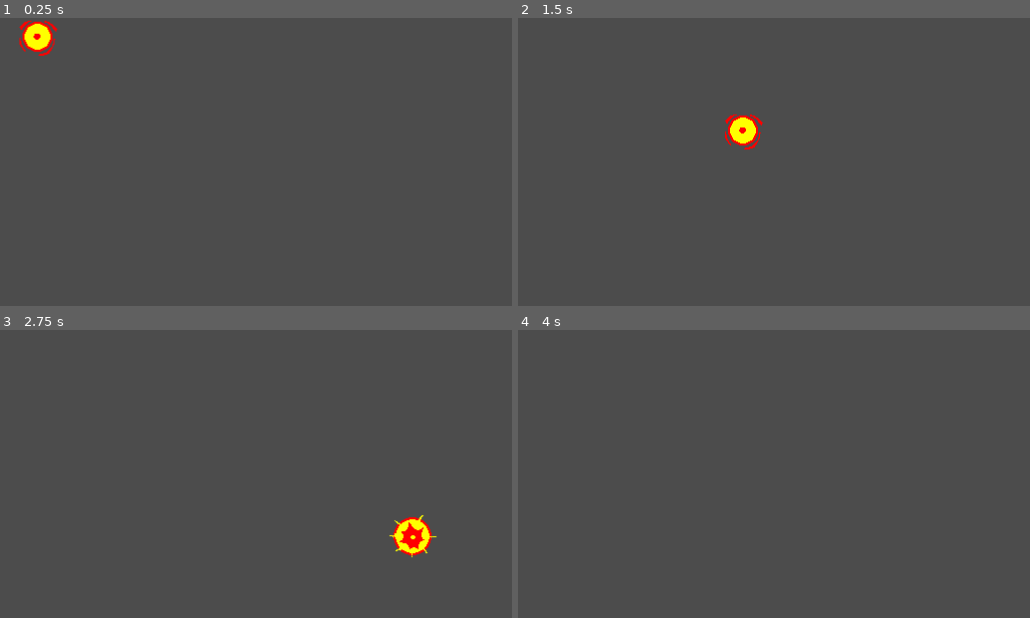
Above: before the commit, frames 1-4 (two rows, left to right).
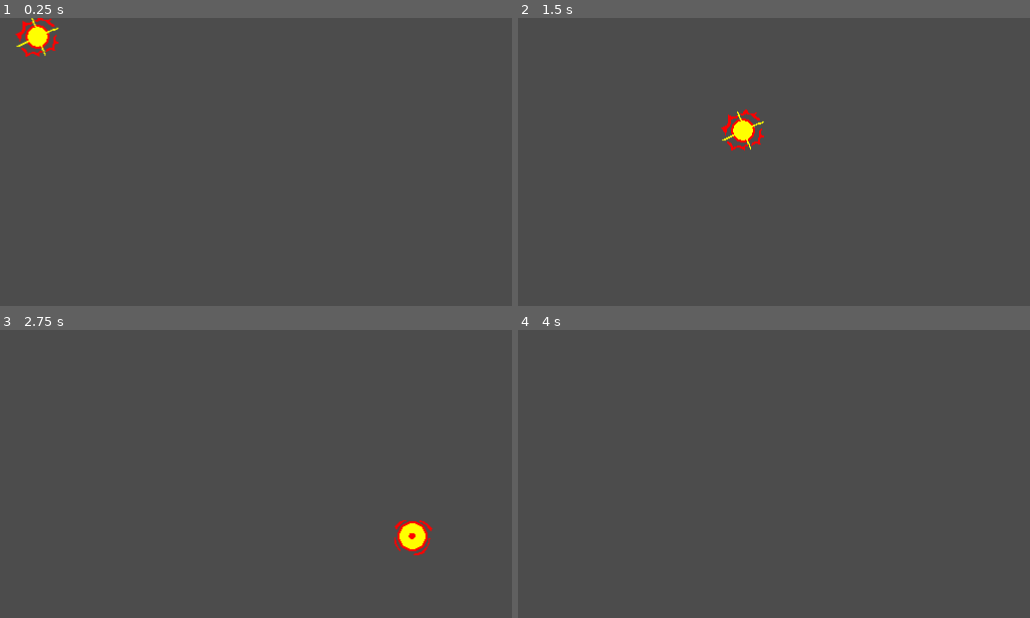
Above: after the commit, the same moments.

Repository: weltonbeck/Ggjam-2022
Game: Godot game, scene res://scennes/effects/enemy_fireball.tscn
Same seed, same stepped clock (60 frames per second), same inputs: the game is played once before the commit and once after it. This scene is started directly instead of the project's main scene. Sound files missing from this copy of the repository are replaced by a short silence.
Inputs:
- Up to frame 1 (0.25 s): no input
- Up to frame 2 (1.5 s): hold Right (ui_right) from 0.53 s (still down)
- Up to frame 3 (2.75 s): release Right (ui_right) at 2.03 s; hold Left (ui_left) from 2.03 s (still down)
- Up to frame 4 (4 s): release Left (ui_left) at 2.78 s; hold Right (ui_right) from 2.78 s (still down)

The runs differ from the first frame. In frame 1, 0.6% of the frame differs, in the area x 2-12%, y 0-14%; in frame 2, 0.6%; in frame 3, 0.8%, in the area x 75-86%, y 64-79%; in frame 4, nothing differs.

Commit message:
Ajustando inimigos

Diff:
--- a/scennes/effects/enemy_fireball.tscn
+++ b/scennes/effects/enemy_fireball.tscn
@@ -58,7 +58,10 @@
 } ]
 
 [sub_resource type="CircleShape2D" id=10]
-radius = 20.0998
+radius = 7.0
+
+[sub_resource type="CircleShape2D" id=11]
+radius = 18.1108
 
 [node name="EnemyFireBall" type="Area2D"]
 collision_layer = 4
@@ -67,7 +70,7 @@
 
 [node name="AnimatedSprite" type="AnimatedSprite" parent="."]
 frames = SubResource( 9 )
-frame = 2
+frame = 1
 playing = true
 
 [node name="CollisionShape2D" type="CollisionShape2D" parent="."]
@@ -77,8 +80,8 @@
 collision_layer = 4
 collision_mask = 10
 
-[node name="CollisionShape2D2" type="CollisionShape2D" parent="KinematicBody2D"]
-shape = SubResource( 10 )
+[node name="CollisionAttack" type="CollisionShape2D" parent="KinematicBody2D"]
+shape = SubResource( 11 )
 
 [node name="VisibilityNotifier2D" type="VisibilityNotifier2D" parent="."]
 
--- a/scennes/enemies/bat.tscn
+++ b/scennes/enemies/bat.tscn
@@ -74,7 +74,6 @@
 [node name="AnimatedSprite" type="AnimatedSprite" parent="."]
 frames = SubResource( 10 )
 animation = "Fly"
-frame = 2
 playing = true
 
 [node name="CollisionShape2D" type="CollisionShape2D" parent="."]
--- a/scennes/enemies/big_bat.tscn
+++ b/scennes/enemies/big_bat.tscn
@@ -1,7 +1,8 @@
-[gd_scene load_steps=10 format=2]
+[gd_scene load_steps=11 format=2]
 
 [ext_resource path="res://scripts/bigbat.gd" type="Script" id=1]
 [ext_resource path="res://sprites/enemies/foes-bigbat.png" type="Texture" id=2]
+[ext_resource path="res://samples/death.wav" type="AudioStream" id=3]
 
 [sub_resource type="AtlasTexture" id=1]
 flags = 4
@@ -47,7 +48,7 @@
 [node name="AnimatedSprite" type="AnimatedSprite" parent="."]
 frames = SubResource( 6 )
 animation = "Fly"
-frame = 4
+frame = 1
 playing = true
 
 [node name="Collision" type="CollisionShape2D" parent="."]
@@ -66,4 +67,7 @@
 [node name="VisibilityEnabler2D" type="VisibilityEnabler2D" parent="."]
 physics_process_parent = true
 
+[node name="AudioDeath" type="AudioStreamPlayer2D" parent="."]
+stream = ExtResource( 3 )
+
 [connection signal="timeout" from="AttackTimer" to="." method="_on_AttackTimer_timeout"]
--- a/scennes/levels/florest/level_1.tscn
+++ b/scennes/levels/florest/level_1.tscn
@@ -10,6 +10,8 @@
 [ext_resource path="res://scennes/others/fruit.tscn" type="PackedScene" id=8]
 [ext_resource path="res://scennes/others/level_end.tscn" type="PackedScene" id=9]
 [ext_resource path="res://scennes/others/path_diamont.tscn" type="PackedScene" id=10]
+[ext_resource path="res://scennes/enemies/big_bat.tscn" type="PackedScene" id=11]
+[ext_resource path="res://scennes/enemies/bat.tscn" type="PackedScene" id=12]
 
 [sub_resource type="Curve2D" id=1]
 _data = {
@@ -54,6 +56,18 @@
 [node name="EnemyRat" parent="Enemies" instance=ExtResource( 7 )]
 position = Vector2( 936, 359 )
 
+[node name="Bat" parent="Enemies" instance=ExtResource( 12 )]
+position = Vector2( 142, 192 )
+fly_range = 250
+
+[node name="Bat2" parent="Enemies" instance=ExtResource( 12 )]
+position = Vector2( 907, 190 )
+fly_range = 80
+fly_mode = 0
+
+[node name="BigBat" parent="Enemies" instance=ExtResource( 11 )]
+position = Vector2( 813, 152 )
+
 [node name="Barriers" type="Node2D" parent="."]
 
 [node name="Barrier" parent="Barriers" instance=ExtResource( 5 )]
@@ -79,11 +93,11 @@
 position = Vector2( 1058, 345.741 )
 scale = Vector2( 1, 0.925926 )
 
-[connection signal="body_entered" from="Collectables/PathDiamont/Diamont" to="Collectables/PathDiamont/Diamont" method="_on_diamont_body_entered"]
-[connection signal="body_entered" from="Collectables/PathDiamont/Diamont2" to="Collectables/PathDiamont/Diamont2" method="_on_diamont_body_entered"]
-[connection signal="body_entered" from="Collectables/PathDiamont/Diamont5" to="Collectables/PathDiamont/Diamont5" method="_on_diamont_body_entered"]
-[connection signal="body_entered" from="Collectables/PathDiamont/Diamont7" to="Collectables/PathDiamont/Diamont7" method="_on_diamont_body_entered"]
-[connection signal="body_entered" from="Collectables/PathDiamont/Diamont8" to="Collectables/PathDiamont/Diamont8" method="_on_diamont_body_entered"]
+[connection signal="body_entered" from="Collectables/PathDiamont/Diamont9" to="Collectables/PathDiamont/Diamont9" method="_on_diamont_body_entered"]
+[connection signal="body_entered" from="Collectables/PathDiamont/Diamont10" to="Collectables/PathDiamont/Diamont10" method="_on_diamont_body_entered"]
 [connection signal="body_entered" from="Collectables/PathDiamont/Diamont11" to="Collectables/PathDiamont/Diamont11" method="_on_diamont_body_entered"]
+[connection signal="body_entered" from="Collectables/PathDiamont/Diamont12" to="Collectables/PathDiamont/Diamont12" method="_on_diamont_body_entered"]
 [connection signal="body_entered" from="Collectables/PathDiamont/Diamont13" to="Collectables/PathDiamont/Diamont13" method="_on_diamont_body_entered"]
+[connection signal="body_entered" from="Collectables/PathDiamont/Diamont14" to="Collectables/PathDiamont/Diamont14" method="_on_diamont_body_entered"]
+[connection signal="body_entered" from="Collectables/PathDiamont/Diamont15" to="Collectables/PathDiamont/Diamont15" method="_on_diamont_body_entered"]
 [connection signal="body_entered" from="Collectables/PathDiamont/Diamont16" to="Collectables/PathDiamont/Diamont16" method="_on_diamont_body_entered"]
--- a/scripts/bat.gd
+++ b/scripts/bat.gd
@@ -42,9 +42,10 @@
 				if isAutoExplode == false :
 					isAutoExplode = true
 					$AudioDeath.play()
+				motion = Vector2.ZERO
 				$AnimatedSprite.play('Destroy')
+				$CollisionShape2D.disabled = true
 				yield($AnimatedSprite,"animation_finished")
-				motion = Vector2.ZERO
 				attacking = false
 				queue_free()
 
@@ -75,6 +76,7 @@
 func takeDamage(value):
 	life = life - value
 	if life <= 0 :
+		$Collision.disabled = true
 		$AudioDeath.play()
 		$AnimatedSprite.play("Destroy")
 		yield($AnimatedSprite, "animation_finished")
--- a/scripts/bigbat.gd
+++ b/scripts/bigbat.gd
@@ -2,6 +2,7 @@
 
 var pre_fireball = preload("res://scennes/effects/enemy_fireball.tscn")
 
+export(int) var life = 1
 onready var ready = true
 var flipped = false
 var searching = false
@@ -37,3 +38,12 @@
 func _on_VisibilityEnabler2D_screen_exited():
 	$RayAttack.enabled = false
 	searching = false
+
+func takeDamage(value):
+	life = life - value
+	if life <= 0 :
+		$Collision.disabled = true
+		$AudioDeath.play()
+		$AnimatedSprite.play("Destroy")
+		yield($AnimatedSprite, "animation_finished")
+		queue_free()
Not shown: 1 places in scennes/effects/enemy_fireball.tscn that only renumber resources
Not shown: 1 places in scennes/levels/florest/level_1.tscn that only renumber resources
